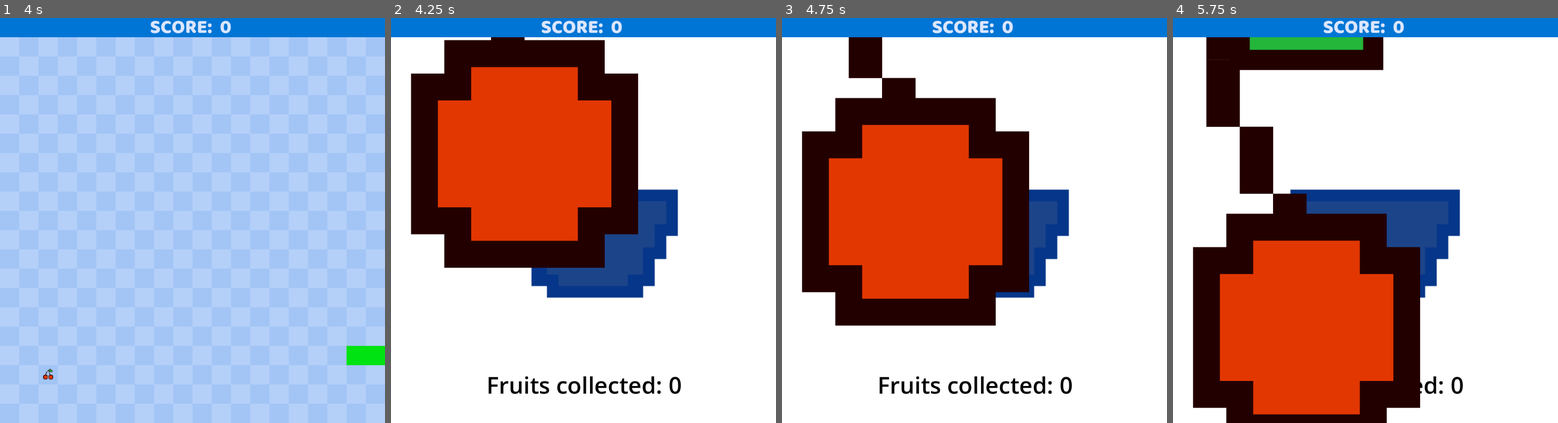
Above: before the commit, frames 1-4 (left to right).
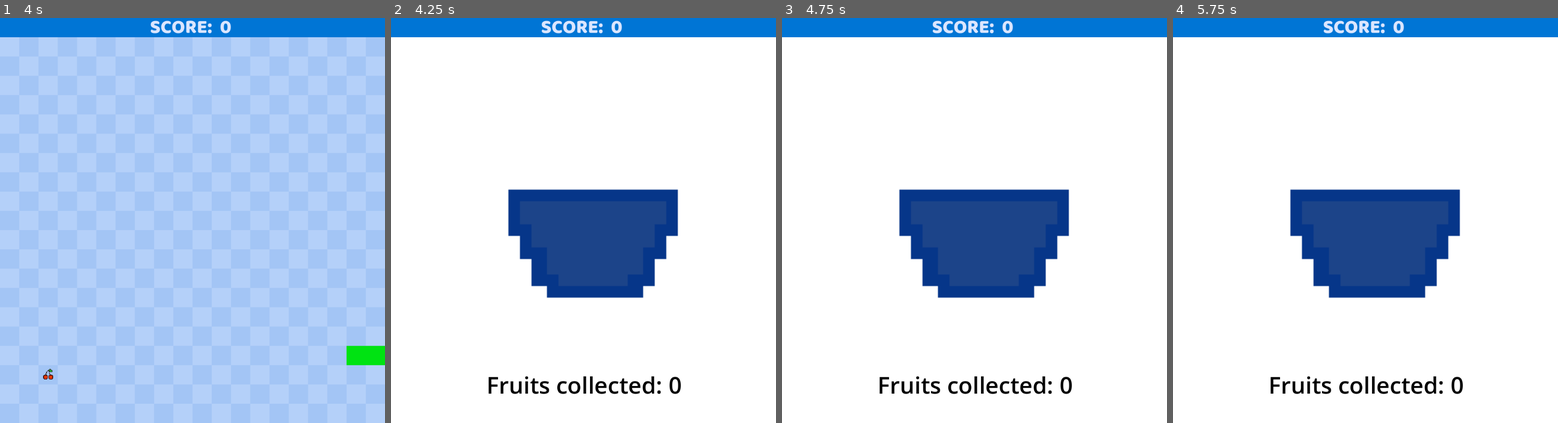
Above: after the commit, the same moments.

Repository: lll11233/snakeGame
Game: Godot game, scene res://scenes/main.tscn
The game is run twice, just before and just after one commit, with the same random seed, the same clock (stepped at 60 frames per second) and the same inputs.
Inputs:
- Up to frame 1 (4 s): click "Press Me to start!" at 0.5 s; tap Enter at 1.25 s; hold D (move_right) 1.28-2.03 s; tap Alt at 1.35, 2.85 s; hold Down (move_down) 2.03-2.78 s; tap Shift at 2.1, 3.6 s; hold D (move_right) 2.78-3.53 s; hold W (move_up) from 3.53 s (still down)
- Up to frame 2 (4.25 s): keep holding W (move_up)
- Up to frame 3 (4.75 s): release W (move_up) at 4.28 s; hold Left (move_left) from 4.28 s (still down); tap Alt at 4.35 s
- Up to frame 4 (5.75 s): keep holding Left (move_left); tap Shift at 5.1 s

Frame 1 is identical in both runs. In frame 2, 31% of the frame differs, in the area x 5-65%, y 4-62%; in frame 3, 32%; in frame 4, 35%, in the area x 5-65%, y 4-100%.

Commit message:
working on falling fruits

Diff:
--- a/scenes/lose_screen.tscn
+++ b/scenes/lose_screen.tscn
@@ -1,8 +1,7 @@
-[gd_scene load_steps=6 format=3 uid="uid://bl80ldr3105oi"]
+[gd_scene load_steps=5 format=3 uid="uid://bl80ldr3105oi"]
 
 [ext_resource type="Script" uid="uid://bxfreupdgdbq3" path="res://scripts/lose_screen.gd" id="1_1n1m7"]
 [ext_resource type="Texture2D" uid="uid://bujwv4h5wekqd" path="res://assets/bowl_2.png" id="1_uglf1"]
-[ext_resource type="PackedScene" uid="uid://cmbgvnjy6x2ol" path="res://scenes/fallling_objects.tscn" id="3_73mov"]
 
 [sub_resource type="CanvasTexture" id="CanvasTexture_uglf1"]
 
@@ -78,5 +77,3 @@
 text = "Score: "
 horizontal_alignment = 1
 metadata/_edit_use_anchors_ = true
-
-[node name="Area2D" parent="." instance=ExtResource("3_73mov")]
--- a/scripts/lose_screen.gd
+++ b/scripts/lose_screen.gd
@@ -4,17 +4,17 @@
 @onready var fruit_container = $FruitContainer
 @onready var score_label = $ScoreLabel
 
-#var fruit_scenes = [
-	#preload("res://scenes/apple_scene.tscn"),
-	#preload("res://scenes/cherry_scene.tscn"),
-	#preload("res://scenes/orange_scene.tscn"),
-	#preload("res://scenes/watermelon_scene.tscn"),
-	#preload("res://scenes/banana_scene.tscn"),
-	#preload("res://scenes/kiwi_scene.tscn"),
-	#preload("res://scenes/grape_scene.tscn"),
-	#preload("res://scenes/strawberry_scene.tscn"),
-	#preload("res://scenes/mango_scene.tscn"),
-#]
+var fruit_scenes = [
+	preload("res://scenes/apple_scene.tscn"),
+	preload("res://scenes/cherry_scene.tscn"),
+	preload("res://scenes/orange_scene.tscn"),
+	preload("res://scenes/watermelon_scene.tscn"),
+	preload("res://scenes/banana_scene.tscn"),
+	preload("res://scenes/kiwi_scene.tscn"),
+	preload("res://scenes/grape_scene.tscn"),
+	preload("res://scenes/strawberry_scene.tscn"),
+	preload("res://scenes/mango_scene.tscn"),
+]
 #var FruitScene = fruit_scenes[randi() % fruit_scenes.size()]
 #var fruit_instance = FruitScene.instantiate()
 #var tex = fruit_instance.texture
@@ -25,41 +25,25 @@
 
 ## 1. need to randomise the types of fruits that go into the bowl
 ## 2. animate the bowl to look entertaining
+const fallingObjectsScene: PackedScene = preload("res://scenes/fallling_objects.tscn")
+
 
 
 
 var score = Main.score
 
-func _ready():
-	spawn_fruit(score)
+#func _ready():
+	#print(score)
+	#spawn_fruit(score)
 
-
-
-func show_results(score: int):
-	print(score)
-	score_label.text = "Fruits collected: %d" % score
-
-	#for i in range(score):
-		##var fruit_icon_scene = fruit_scenes[randi() % fruit_scenes.size()]
-		##var fruit = fruit_icon_scene.instantiate()
-		##fruit_container.add_child(fruit)
-		##var tex = fruit.texture
-		##var img = tex.get_image()
-		##img.resize(100,100)
-#
-		## Random position inside bowl
-		#var x = randf_range(20, fruit_container.size.x - 20)
-		#var y = randf_range(20, fruit_container.size.y - 20)
-		##fruit.position = Vector2(x, y)
+#func _process(float) -> void:
+	#spawn_fruit(score)
 
 
 
 
-# Preload the scene to be efficient
-const fallingObjectsScene: PackedScene = preload("res://scenes/fallling_objects.tscn")
-
-func spawn_fruit(amount: int) -> void:
-	for i in range(amount):
+func spawn_fruit(score: int) -> void:
+	for i in range(score):
 		# 1. Instantiate a new instance of the scene
 		var new_object = fallingObjectsScene.instantiate()
 
@@ -69,3 +53,21 @@
 
 		# 2. Add the new instance to the scene tree as a child of the current node
 		add_child(new_object)
+
+
+func show_results(score: int):
+	#print(score)
+	score_label.text = "Fruits collected: %d" % score
+
+	for i in range(score):
+		var fruit_icon_scene = fruit_scenes[randi() % fruit_scenes.size()]
+		var fruit = fruit_icon_scene.instantiate()
+		fruit_container.add_child(fruit)
+		var tex = fruit.texture
+		var img = tex.get_image()
+		img.resize(100,100)
+
+		# Random position inside bowl
+		var x = randf_range(20, fruit_container.size.x - 20)
+		var y = randf_range(20, fruit_container.size.y - 20)
+		fruit.position = Vector2(x, y)
--- a/scripts/main.gd
+++ b/scripts/main.gd
@@ -176,7 +176,9 @@
 	print("Script on lose_screen_ui:", lose_screen_ui.get_script())
 
 	lose_screen_ui.show_results(score)
-	## this still aint working!!!!!
+	lose_screen_ui.spawn_fruit(score)
+
+
 
 
 	await get_tree().create_timer(3).timeout
